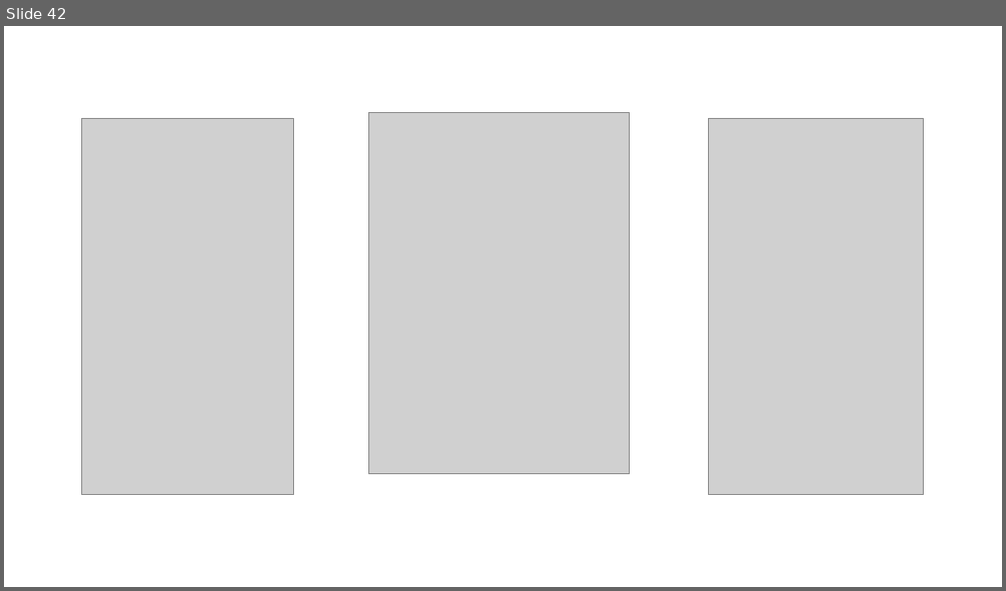
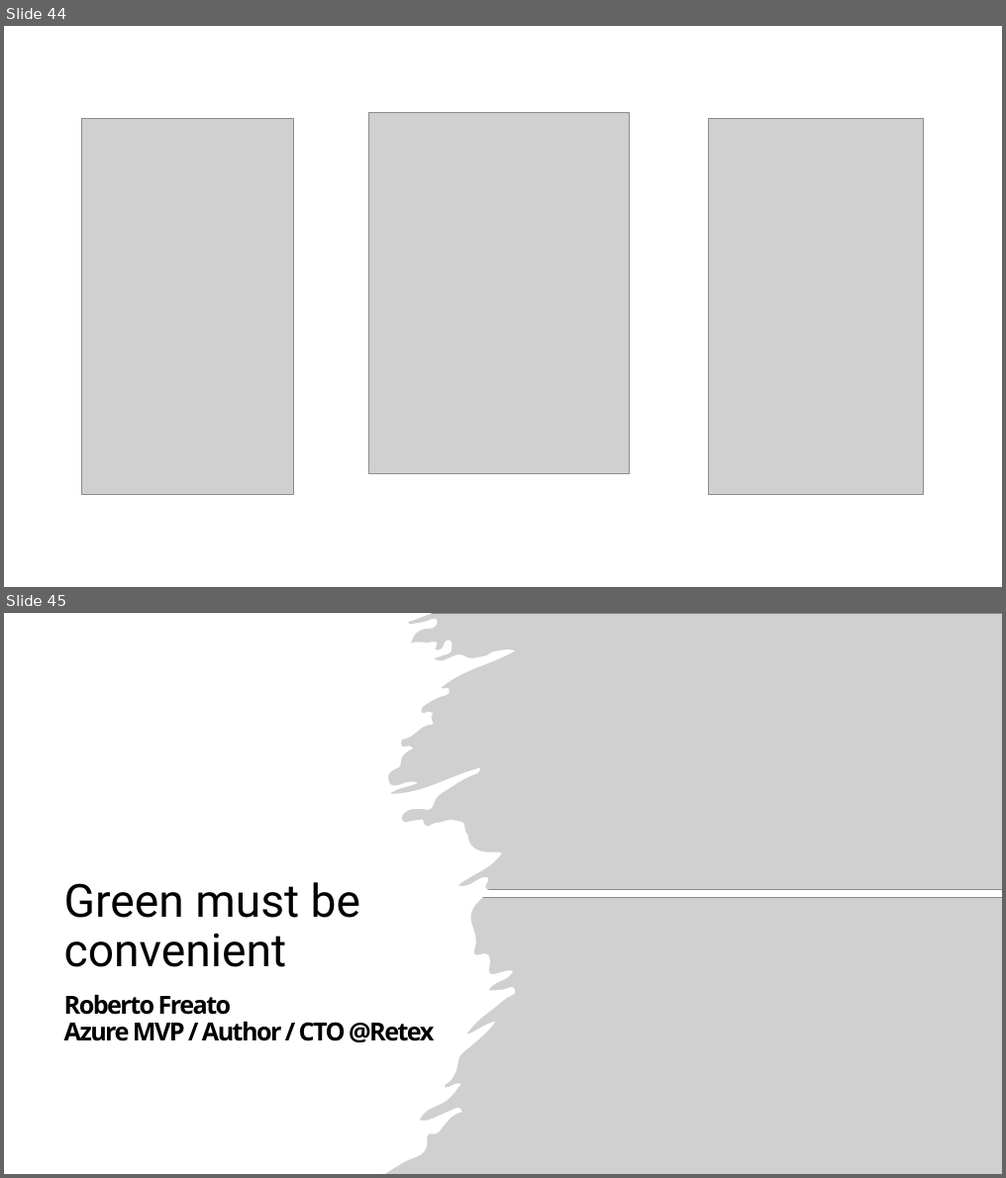
Before and after one commit to childotg/Events.2024, a slide deck: 240408 - DevOps Conference 2024 @London/Green must be convenient.pptx. Shown one above the other, each under a label of ours: slide 42 before the commit, slides 44 and 45 after it. The pictures are 1006x591 and 1006x1178 pixels, drawn with LibreOffice and Linux fonts; fonts in the diff are those of the drawing; grey boxes stand for pictures. Boxes give left, top, right and bottom in pixels: in the first picture for what was removed or moved away, otherwise in the second. Text is boxed around its words. In the diff, an @@ line names an element or a change of style, - is before the commit and + after.

```diff
--- a/240408 - DevOps Conference 2024 @London/Green must be convenient.pptx
+++ b/240408 - DevOps Conference 2024 @London/Green must be convenient.pptx
@@ slide 45 added at (4, 613, 1002, 1174), background #FFFFFF @@
@@ freeform shape added at (4, 613, 515, 1174), fill #FFFFFF @@
@@ picture added at (353, 613, 1002, 890) @@
@@ title added at (64, 882, 360, 967), 44 pt, text #000000 @@
+Green must be convenient
@@ picture added at (385, 897, 1002, 1174) @@
@@ subtitle added at (64, 995, 434, 1043), 24 pt, text #000000, bold @@
+Roberto Freato
+Azure MVP / Author / CTO @Retex
@@ what was slide 42 is now slide 44 @@
```
Also in this commit, not shown: 1 slide changed, 2 other slides added, 4 other files.
